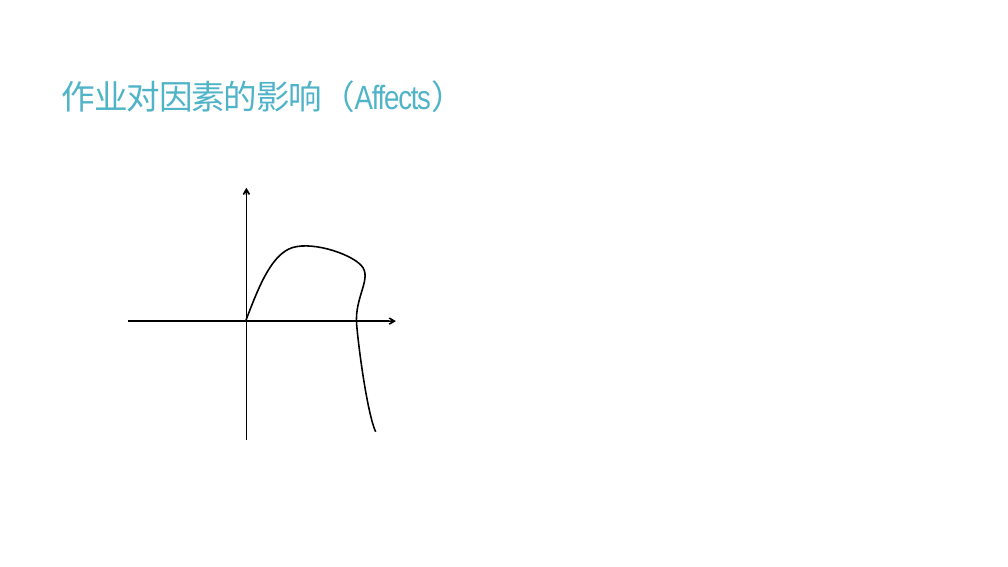
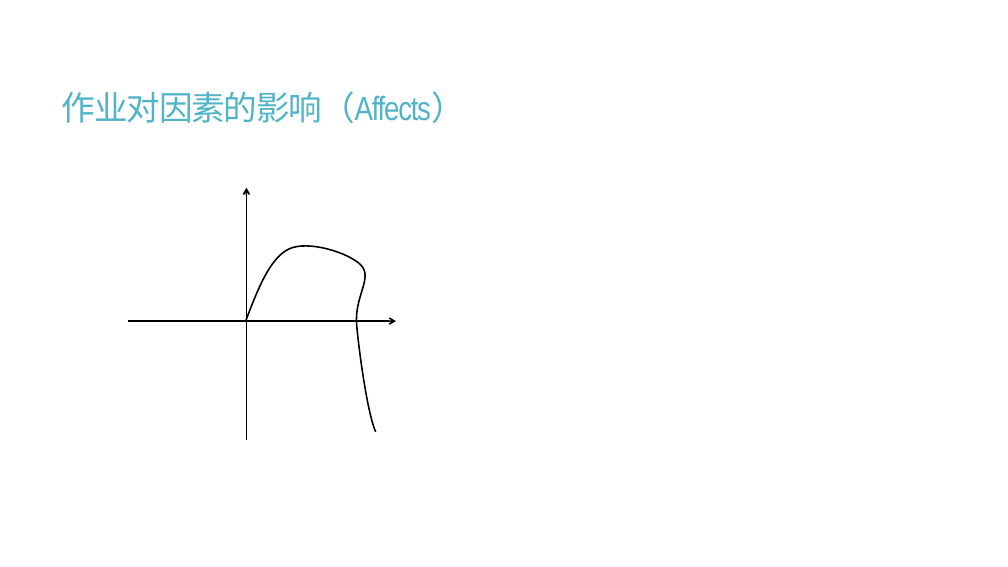
Before and after one commit to calcyu/chainway, a slide deck: slide 15 of Docs/城乡振兴元宇宙.pptx. Drawn at 1008x567 pixels with LibreOffice and Linux fonts; fonts in the diff are those of the drawing; grey boxes stand for pictures. Boxes give left, top, right and bottom in pixels: in the first picture for what was removed or moved away, otherwise in the second. Text is boxed around its words. In the diff, an @@ line names an element or a change of style, - is before the commit and + after.

```diff
--- a/Docs/城乡振兴元宇宙.pptx
+++ b/Docs/城乡振兴元宇宙.pptx
@@ title "作业对因素的影响（Affects）": place and size @@
-title "作业对因素的影响（Affects）" at <box>62,80,465,112</box>
+title "作业对因素的影响（Affects）" at <box>62,91,465,123</box>
```
Also in this commit, not shown: 8 other slides changed, 1 slide added, 1 slide removed, 15 other files.
